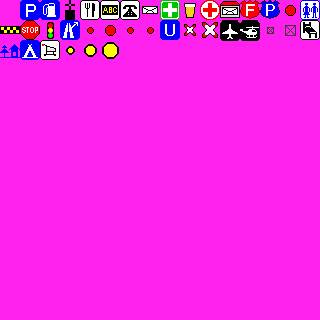
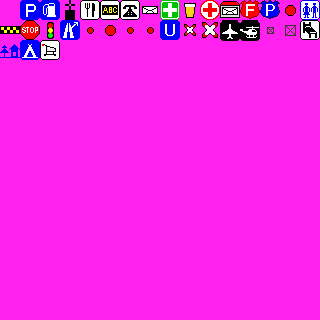
Before/after of a 320×320 layered artwork. What changed in the layer stack:
painted on "POI00" over [66, 42, 119, 59]
